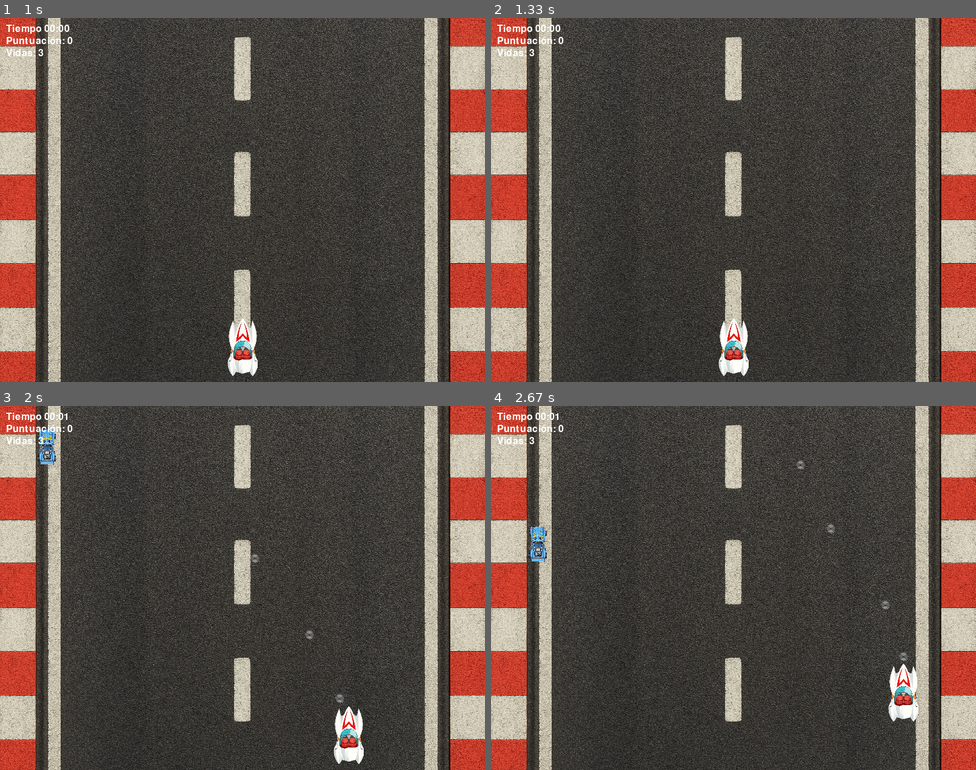
Above: before the commit, frames 1-4 (two rows, left to right).
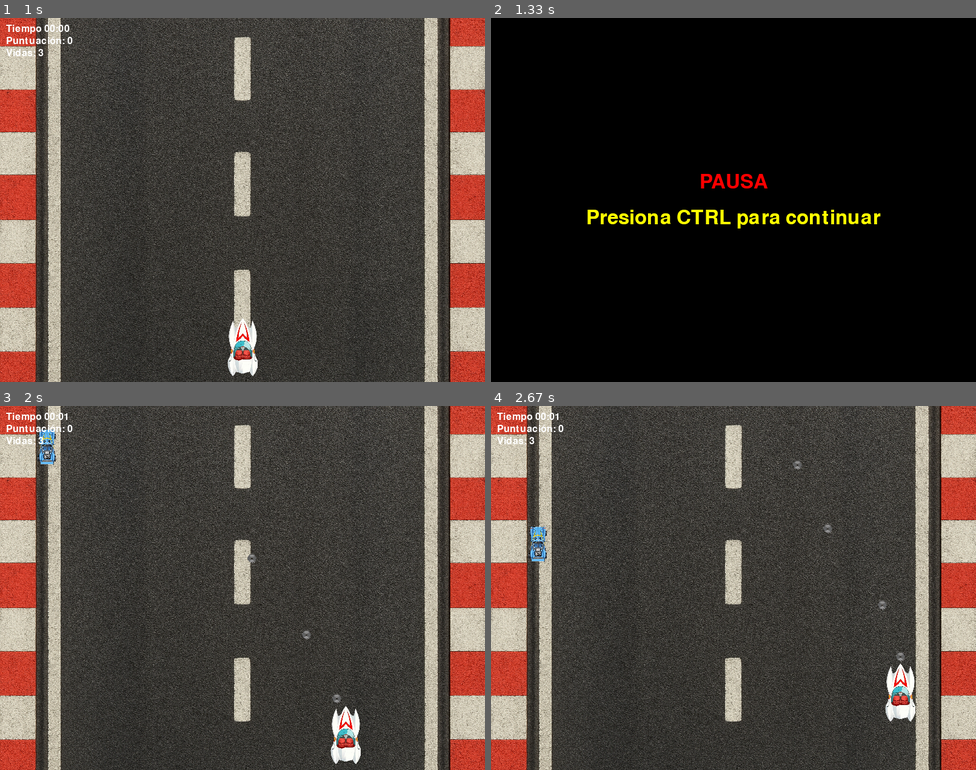
Above: after the commit, the same moments.

Repository: FacuMorales10/Proyecto-Juego-Pygame
Game: pygame game, started from main.py
Same seed, same stepped clock (60 frames per second), same inputs: the game is played once before the commit and once after it.
Inputs:
- Up to frame 1 (1 s): tap Space at 0.33 s; click "Jugar" at 0.72 s
- Up to frame 2 (1.33 s): tap Ctrl at 1 s
- Up to frame 3 (2 s): hold Ctrl 1.33-1.8 s; hold Right 1.33-1.8 s; tap Space at 1.4, 1.7, 1.95 s; hold Right from 1.88 s (still down)
- Up to frame 4 (2.67 s): tap Space at 2.25, 2.5 s; release Right at 2.35 s; hold Up from 2.43 s (still down)

Frame 1 is identical in both runs. In frame 2, 98% of the frame differs, in the area x 0-100%, y 0-100%; in frame 3, 0.7%; in frame 4, 0.7%.

Commit message:
solucionado tema pausa

Diff:
--- a/juego.py
+++ b/juego.py
@@ -8,6 +8,7 @@
 import enemies
 import projectiles
 import hud
+from screens.pause import mostrar_pantalla_pausa
 from screens.gameover import pantalla_game_over
 from assets import BACKGROUND_PATH
 from collisions import colision_jugador_enemigo, colision_proyectil_enemigo
@@ -58,11 +59,12 @@
             if event.type == pygame.QUIT:
                 running = False
             elif event.type == pygame.KEYDOWN:
-                if (event.key == pygame.K_SPACE and
-                    current_time - last_shot > shoot_delay):
-                    projectiles.crear(player.jugador.centerx,
-                                      player.jugador.top, sierra_img)
+                if event.key == pygame.K_SPACE and current_time - last_shot > shoot_delay:
+                    projectiles.crear(player.jugador.centerx, player.jugador.top, sierra_img)
                     last_shot = current_time
+
+                elif event.key == pygame.K_LCTRL:
+                    mostrar_pantalla_pausa(screen, st, clock)
 
         # — Lógica —
         player.manejar_input()
--- a/ranking_data.json
+++ /dev/null
@@ -1,22 +0,0 @@
-[
-    {
-        "nombre": "lucas223",
-        "puntaje": 48
-    },
-    {
-        "nombre": "SOY LUCASS",
-        "puntaje": 36
-    },
-    {
-        "nombre": "Alexis",
-        "puntaje": 24
-    },
-    {
-        "nombre": "qeqweqweqw",
-        "puntaje": 17
-    },
-    {
-        "nombre": "asdasdds",
-        "puntaje": 8
-    }
-]
--- a/screens/pause.py
+++ b/screens/pause.py
@@ -2,30 +2,29 @@
 
 def mostrar_pantalla_pausa(screen, st, clock):
     """
-    Muestra una pantalla de pausa
-    hasta que el jugador presione 'CTRL' para continuar.
+    Pausa hasta que el jugador presione 'CTRL' (una vez para pausar, otra para continuar).
     """
     font = pygame.font.Font(None, 48)
-    pausa = True
+    pausado = True
+    pygame.mixer.music.pause()  # Pausar música
 
-    while pausa:
+    while pausado:
         for event in pygame.event.get():
             if event.type == pygame.QUIT:
                 pygame.quit()
                 exit()
             elif event.type == pygame.KEYDOWN:
                 if event.key == pygame.K_LCTRL:
-                    pausa = False
+                    pausado = False
+                    pygame.mixer.music.unpause()  # Reanudar música
 
-        # Fondo pausa
         overlay = pygame.Surface((st.ANCHO_VENTANA, st.ALTO_VENTANA))
         overlay.set_alpha(180)
         overlay.fill(st.COLOR_01)
         screen.blit(overlay, (0, 0))
 
-        # Texto de pausa
         texto = font.render("PAUSA", True, st.COLOR_03)
-        subtexto = font.render("Presiona 'CTRL' para continuar", True, st.COLOR_04)
+        subtexto = font.render("Presiona CTRL para continuar", True, st.COLOR_04)
 
         rect_texto = texto.get_rect(center=(st.ANCHO_VENTANA // 2, st.ALTO_VENTANA // 2 - 30))
         rect_sub = subtexto.get_rect(center=(st.ANCHO_VENTANA // 2, st.ALTO_VENTANA // 2 + 30))
